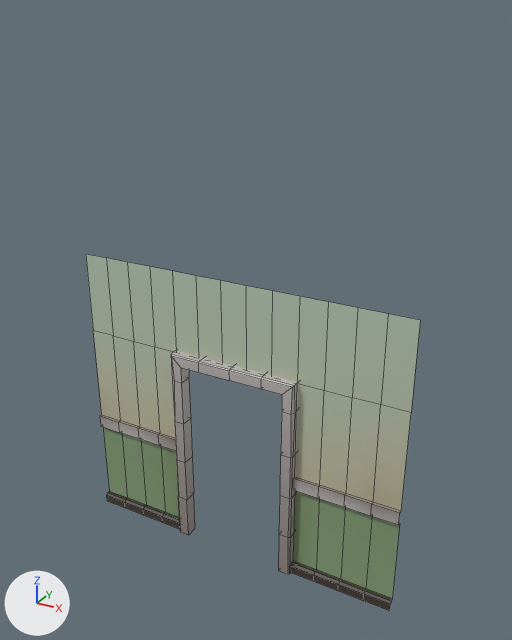
What one commit did to the FBX model Assets/Assets/Models/HospitalRoom/DoorframeWall.fbx.
Camera for both pictures: a 50 mm lens placed at (25.74, 0.43, 9.19), pointed at (20.69, 9.6, 4.61). Arrows for +X, +Y and +Z are at lower left; the lights stay in place. Mesh edges are drawn as thin lines.

Before the edit, the objects in view are built like this:
```python
me_plane_008 = bpy.data.meshes.new('Plane.008')
me_plane_008.from_pydata(...)  # 183 vertices, 147 faces; spans x -3.0..3.0, y -0.08..0.17, z 0.0..5.25
me_plane_008.materials.append(mat_asset)  # picture img_jamesdev_gradients_png
ob_doorframewall = bpy.data.objects.new('DoorframeWall', me_plane_008)
ob_doorframewall.location = (20.39, 9.31, 0.0)
```
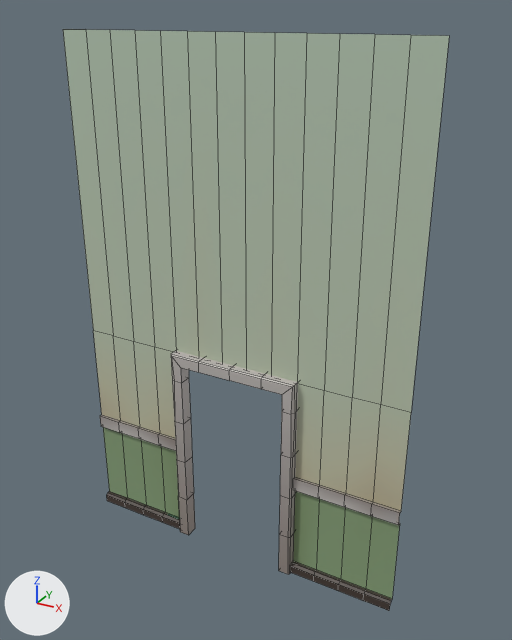
The newer file is also rescaled (x0.6), turned or shifted as a whole; pictures and numbers use the older file's frame.

Pixel boxes [x1, y1, x2, y2] of what changed, in the pictures (512 x 640 px; the box of a moved part takes in the faces that stretch with it):
'DoorframeWall', reshaped (16% wider, 63% taller)
    before: [86, 254, 420, 611]
    after: [63, 29, 449, 611]
part 1 of me_plane_008, moved or reshaped
    before: [86, 254, 420, 357]
    after: [63, 29, 449, 357]

The edits, one by one:
me_plane_008 has 183 vertices, 147 faces and spans x -3.0..3.0, y -0.08..0.17, z 0.0..5.25.
me_plane_008 is used by ob_doorframewall; location (20.39, 9.31, 0.0).
me_plane_008 part 1: all 14 vertices in x -3.0..3.0, y 0.1, z 5.25 are moved by (0.0, 0.0, 3.65).
